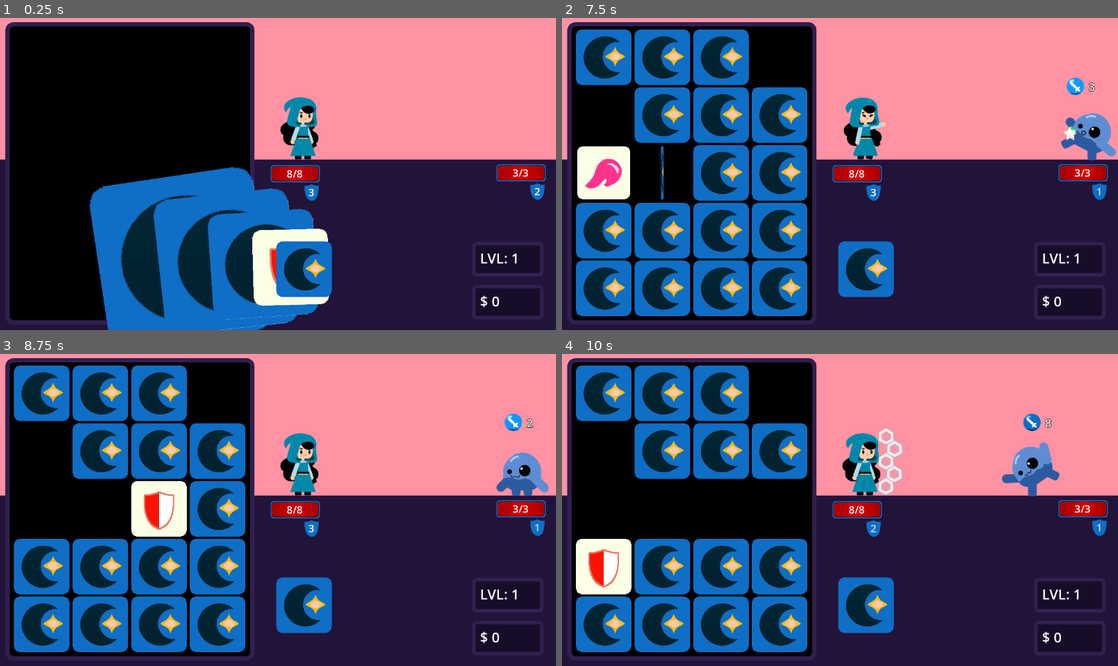
Above: before the commit, frames 1-4 (two rows, left to right).
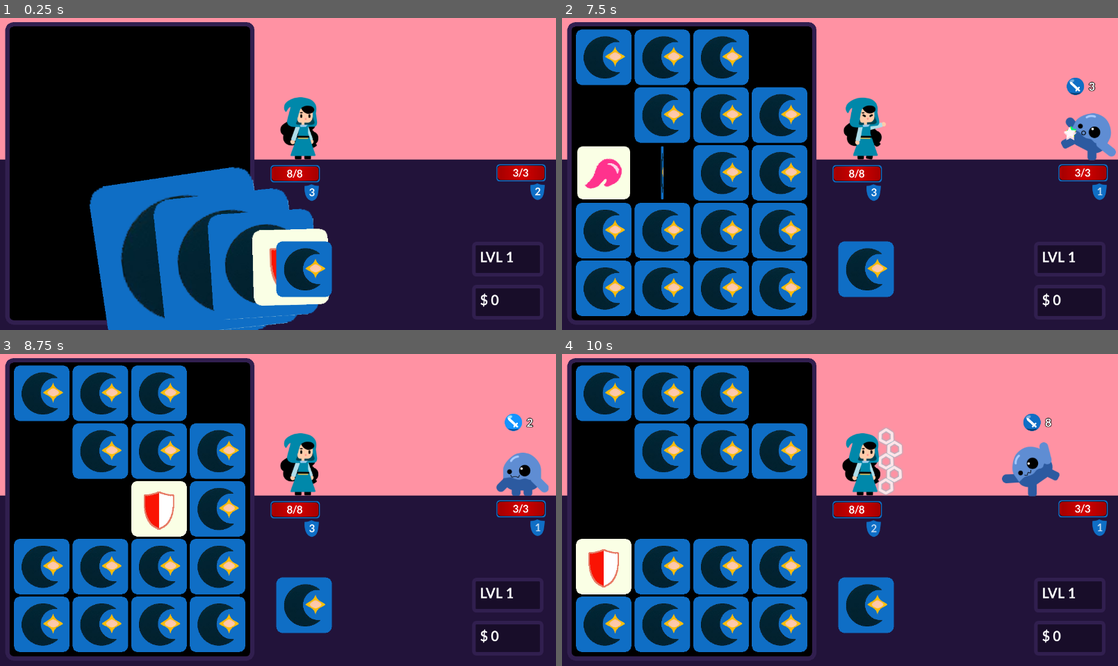
Above: after the commit, the same moments.

Repository: Cirrus-Minor/Spellbound-Memory
Game: Godot game, scene res://Scenes/main.tscn
Two runs of this game, one before a commit and one after it. Both use one fixed random seed, a clock stepped at 60 frames per second and the inputs below.
Inputs (mouse positions are in pixels of both pictures, inside the frame that each line leads up to):
- Up to frame 1 (0.25 s): no input
- Up to frame 2 (7.5 s): move the mouse to (628, 177) at 0.52 s; click (628, 177) at 0.67 s; move the mouse to (662, 58) at 1.27 s; click (662, 58) at 1.42 s; tap Enter at 2, 5.75 s; move the mouse to (717, 58) at 2.02 s; click (717, 58) at 2.17 s; tap Space at 2.75, 7.25 s; move the mouse to (778, 58) at 2.77 s; click (778, 58) at 2.92 s; move the mouse to (600, 114) at 3.52 s; click (600, 114) at 3.67 s; move the mouse to (662, 114) at 4.27 s; click (662, 114) at 4.42 s; move the mouse to (717, 114) at 5.02 s; click (717, 114) at 5.17 s; move the mouse to (778, 114) at 5.77 s; click (778, 114) at 5.92 s; move the mouse to (600, 174) at 6.52 s; click (600, 174) at 6.67 s; move the mouse to (662, 174) at 7.27 s; click (662, 174) at 7.42 s
- Up to frame 3 (8.75 s): move the mouse to (155, 510) at 8.02 s; click (155, 510) at 8.17 s
- Up to frame 4 (10 s): tap Enter at 8.75 s; move the mouse to (778, 510) at 8.77 s; click (778, 510) at 8.92 s; move the mouse to (600, 566) at 9.52 s; click (600, 566) at 9.67 s

The runs differ from the first frame. In frame 1, 0.3% of the frame differs, in the area x 51-98%, y 48-93%; in frame 2, 0.4%, in the area x 51-98%, y 19-93%; in frame 3, 0.3%; in frame 4, 0.3%.

Commit message:
Add Lato Font

Diff:
--- a/Scenes/card_info.tscn
+++ b/Scenes/card_info.tscn
@@ -1,8 +1,10 @@
-[gd_scene load_steps=5 format=3 uid="uid://5mepquwbookt"]
+[gd_scene load_steps=7 format=3 uid="uid://5mepquwbookt"]
 
 [ext_resource type="Texture2D" uid="uid://bdek2qenbuvmt" path="res://Assets/Cards/cardset.png" id="1_dogys"]
 [ext_resource type="Script" path="res://Scripts/card_info.gd" id="1_j3nxa"]
 [ext_resource type="Texture2D" uid="uid://3kvmhhyggv4b" path="res://Assets/Cards/cardinfo.png" id="2_m1p01"]
+[ext_resource type="FontFile" uid="uid://hmsr1uee8lho" path="res://Assets/Fonts/Lato-Bold.ttf" id="4_pmn0k"]
+[ext_resource type="FontFile" uid="uid://cf6bs4vo0ph6d" path="res://Assets/Fonts/Lato-Black.ttf" id="5_viyms"]
 
 [sub_resource type="StyleBoxEmpty" id="StyleBoxEmpty_s702n"]
 
@@ -30,6 +32,7 @@
 theme_override_colors/font_color = Color(0, 0, 0, 1)
 theme_override_colors/font_outline_color = Color(0, 0, 0, 1)
 theme_override_constants/outline_size = 1
+theme_override_fonts/font = ExtResource("4_pmn0k")
 theme_override_font_sizes/font_size = 30
 theme_override_styles/normal = SubResource("StyleBoxEmpty_s702n")
 text = "Fireball"
@@ -40,5 +43,7 @@
 offset_right = 485.0
 offset_bottom = 188.0
 theme_override_colors/default_color = Color(0, 0, 0, 1)
+theme_override_fonts/normal_font = ExtResource("4_pmn0k")
+theme_override_fonts/bold_font = ExtResource("5_viyms")
 bbcode_enabled = true
 text = "The [b]Fireball[/b] is an attack spell that inflicts [b]5 damages[/b] to the first monster."
--- a/Scenes/main_fight.tscn
+++ b/Scenes/main_fight.tscn
@@ -6,6 +6,7 @@
 [ext_resource type="Texture2D" uid="uid://bdek2qenbuvmt" path="res://Assets/Cards/cardset.png" id="3_nlr24"]
 [ext_resource type="PackedScene" uid="uid://eae21bejlvma" path="res://Scenes/player.tscn" id="4_yabtv"]
 [ext_resource type="Script" path="res://Scripts/game-over.gd" id="5_s6mcq"]
+[ext_resource type="FontFile" uid="uid://hmsr1uee8lho" path="res://Assets/Fonts/Lato-Bold.ttf" id="6_dr67a"]
 [ext_resource type="PackedScene" uid="uid://digo5e4v67p23" path="res://Scenes/unit_ui.tscn" id="6_ic78m"]
 [ext_resource type="Script" path="res://Scripts/LevelEndNewCard.gd" id="6_pflc5"]
 [ext_resource type="Texture2D" uid="uid://bmfh3n7uncfpd" path="res://Assets/UI/SingleUI.png" id="7_w8cjg"]
@@ -42,6 +43,7 @@
 offset_top = 74.0
 offset_right = 97.0
 offset_bottom = 111.0
+theme_override_fonts/font = ExtResource("6_dr67a")
 theme_override_font_sizes/font_size = 24
 text = "Combo x4"
 horizontal_alignment = 1
@@ -55,6 +57,7 @@
 offset_top = 93.0
 offset_right = 500.0
 offset_bottom = 195.0
+theme_override_fonts/font = ExtResource("6_dr67a")
 theme_override_font_sizes/font_size = 72
 text = "Game Over"
 horizontal_alignment = 1
@@ -64,6 +67,7 @@
 offset_top = 264.0
 offset_right = 496.0
 offset_bottom = 404.0
+theme_override_fonts/font = ExtResource("6_dr67a")
 theme_override_font_sizes/font_size = 48
 text = "Your score:
 1200"
@@ -75,6 +79,7 @@
 offset_right = 436.0
 offset_bottom = 569.0
 size_flags_horizontal = 8
+theme_override_fonts/font = ExtResource("6_dr67a")
 theme_override_font_sizes/font_size = 48
 toggle_mode = true
 text = "Play again"
@@ -85,6 +90,7 @@
 offset_right = 434.0
 offset_bottom = 668.0
 size_flags_horizontal = 8
+theme_override_fonts/font = ExtResource("6_dr67a")
 theme_override_font_sizes/font_size = 48
 toggle_mode = true
 text = "Exit
@@ -95,16 +101,18 @@
 script = ExtResource("6_pflc5")
 
 [node name="CardInfo" parent="LevelEndNewCard" instance=ExtResource("14_hkp2r")]
-position = Vector2(46, 99)
+position = Vector2(46, 112)
 
 [node name="Label" type="Label" parent="LevelEndNewCard"]
 offset_left = 58.0
 offset_top = 53.0
-offset_right = 235.0
-offset_bottom = 79.0
-theme_override_font_sizes/font_size = 18
-text = "Congratulations, you've found this card:
+offset_right = 548.0
+offset_bottom = 108.0
+theme_override_fonts/font = ExtResource("6_dr67a")
+theme_override_font_sizes/font_size = 20
+text = "Congratulations for your victory! You've uncovered the following item:
 "
+autowrap_mode = 2
 
 [node name="BtnContinue" type="Button" parent="LevelEndNewCard/Label"]
 layout_mode = 0
@@ -150,6 +158,7 @@
 offset_top = 532.0
 offset_right = 1219.0
 offset_bottom = 580.0
+theme_override_fonts/font = ExtResource("6_dr67a")
 theme_override_font_sizes/font_size = 32
 text = "LVL 12"
 
@@ -158,6 +167,7 @@
 offset_top = 631.0
 offset_right = 1242.0
 offset_bottom = 679.0
+theme_override_fonts/font = ExtResource("6_dr67a")
 theme_override_font_sizes/font_size = 32
 text = "$ 1250"
 
--- a/Scenes/monster_base.tscn
+++ b/Scenes/monster_base.tscn
@@ -1,10 +1,11 @@
-[gd_scene load_steps=7 format=3 uid="uid://d057wcgaubavk"]
+[gd_scene load_steps=8 format=3 uid="uid://d057wcgaubavk"]
 
 [ext_resource type="Script" path="res://Scripts/monster_base.gd" id="1_ady37"]
 [ext_resource type="PackedScene" uid="uid://digo5e4v67p23" path="res://Scenes/unit_ui.tscn" id="2_1nrvu"]
 [ext_resource type="Texture2D" uid="uid://dwglmpqppipyx" path="res://Assets/Sprites/revive-effect.png" id="2_y0uhw"]
 [ext_resource type="Texture2D" uid="uid://bf3spxahwv2ol" path="res://Assets/UI/monster-items.png" id="3_1g7db"]
 [ext_resource type="PackedScene" uid="uid://bkxioccsl4bbm" path="res://Scenes/hit_particles.tscn" id="3_ceh7i"]
+[ext_resource type="FontFile" uid="uid://hmsr1uee8lho" path="res://Assets/Fonts/Lato-Bold.ttf" id="3_vk0v1"]
 [ext_resource type="AudioStream" uid="uid://byxkhlvyxymh5" path="res://Assets/Sound/coins_01.wav" id="6_nup7o"]
 
 [node name="Monster" type="Node2D" groups=["monsters"]]
@@ -21,11 +22,12 @@
 
 [node name="Time" type="Label" parent="Sprite/UI"]
 offset_left = -6.0
-offset_top = -203.0
+offset_top = -202.0
 offset_right = 34.0
-offset_bottom = -164.0
+offset_bottom = -170.0
 theme_override_colors/font_outline_color = Color(0, 0, 0, 1)
-theme_override_constants/outline_size = 4
+theme_override_constants/outline_size = 5
+theme_override_fonts/font = ExtResource("3_vk0v1")
 theme_override_font_sizes/font_size = 26
 text = "5"
 
--- a/Scenes/unit_ui.tscn
+++ b/Scenes/unit_ui.tscn
@@ -1,8 +1,9 @@
-[gd_scene load_steps=5 format=3 uid="uid://digo5e4v67p23"]
+[gd_scene load_steps=6 format=3 uid="uid://digo5e4v67p23"]
 
 [ext_resource type="Script" path="res://Scripts/unit_ui.gd" id="1_m367o"]
 [ext_resource type="Texture2D" uid="uid://cyc427mhvkp8l" path="res://Assets/UI/Health-Container.png" id="2_l4vex"]
 [ext_resource type="Texture2D" uid="uid://b0v3cxb35iskv" path="res://Assets/UI/Health.png" id="3_cmc6b"]
+[ext_resource type="FontFile" uid="uid://hmsr1uee8lho" path="res://Assets/Fonts/Lato-Bold.ttf" id="4_2e0cb"]
 [ext_resource type="Texture2D" uid="uid://b0knqur182434" path="res://Assets/UI/UI-Shield.png" id="4_rp8r6"]
 
 [node name="UnitUI" type="Node2D"]
@@ -20,9 +21,10 @@
 
 [node name="HealthText" type="Label" parent="Health-container"]
 offset_left = -54.0
-offset_top = -17.0
+offset_top = -15.0
 offset_right = 52.0
-offset_bottom = 20.0
+offset_bottom = 18.0
+theme_override_fonts/font = ExtResource("4_2e0cb")
 theme_override_font_sizes/font_size = 24
 text = "3/3"
 horizontal_alignment = 1
@@ -32,10 +34,11 @@
 texture = ExtResource("4_rp8r6")
 
 [node name="ShieldsText" type="Label" parent="Shield"]
-offset_left = -15.0
-offset_top = -17.0
-offset_right = 16.0
-offset_bottom = 20.0
+offset_left = -14.5
+offset_top = -15.0
+offset_right = 16.5
+offset_bottom = 18.0
+theme_override_fonts/font = ExtResource("4_2e0cb")
 theme_override_font_sizes/font_size = 24
 text = "4"
 horizontal_alignment = 1
--- a/Scripts/main_fight.gd
+++ b/Scripts/main_fight.gd
@@ -70,7 +70,7 @@
 	player_shields_max = GameState.player_shields_max
 	update_player()
 
-	level_text.text = "LVL: " + str(GameState.level)
+	level_text.text = "LVL " + str(GameState.level)
 	money_display = GameState.money
 
 	generate_monsters()
--- a/Scripts/monster_base.gd
+++ b/Scripts/monster_base.gd
@@ -49,7 +49,7 @@
 			process_action()
 
 		time_text.text = str(ceil(timer_attack)).pad_decimals(0)
-		if timer_attack < 2.5:
+		if timer_attack <= 2:
 			var color_add = 1.5 + 0.5 * cos(Time.get_ticks_msec() / 100.0)
 			sprite_item.modulate.r = color_add
 			sprite_item.modulate.g = color_add
Binary file added: Assets/Fonts/Lato-Black.ttf
Not shown, added: Assets/Fonts/Lato-Black.ttf.import
Binary file added: Assets/Fonts/Lato-Bold.ttf
Not shown, added: Assets/Fonts/Lato-Bold.ttf.import
Not shown: 1 places in Scenes/main_fight.tscn that only renumber resources
